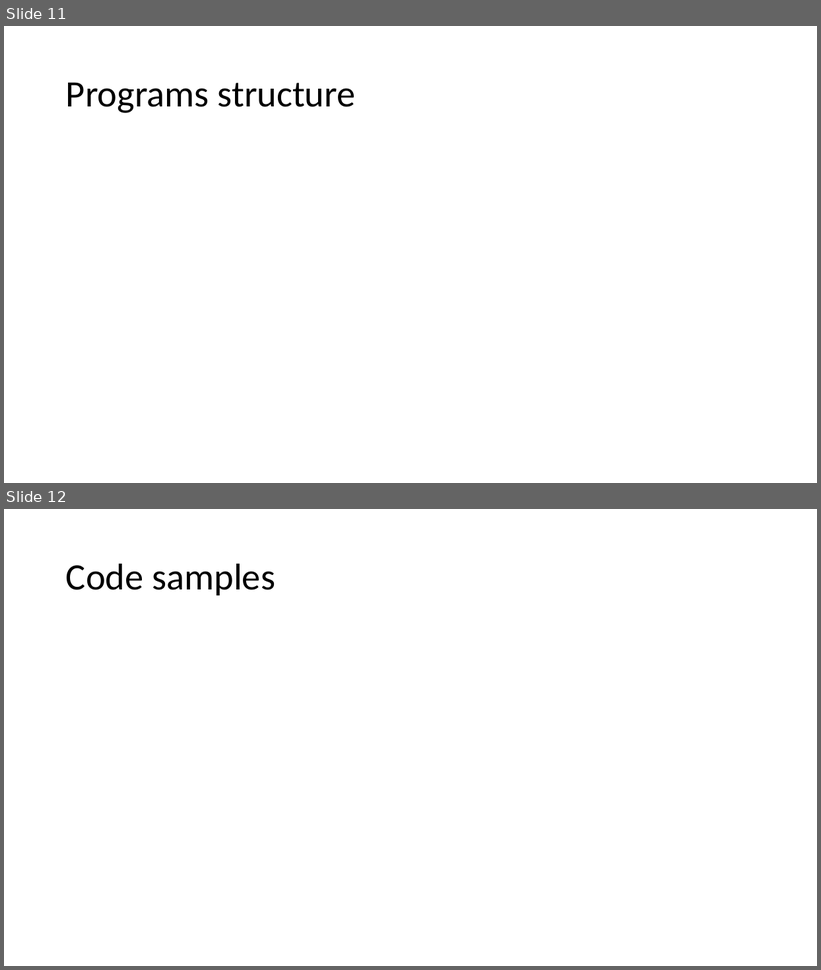
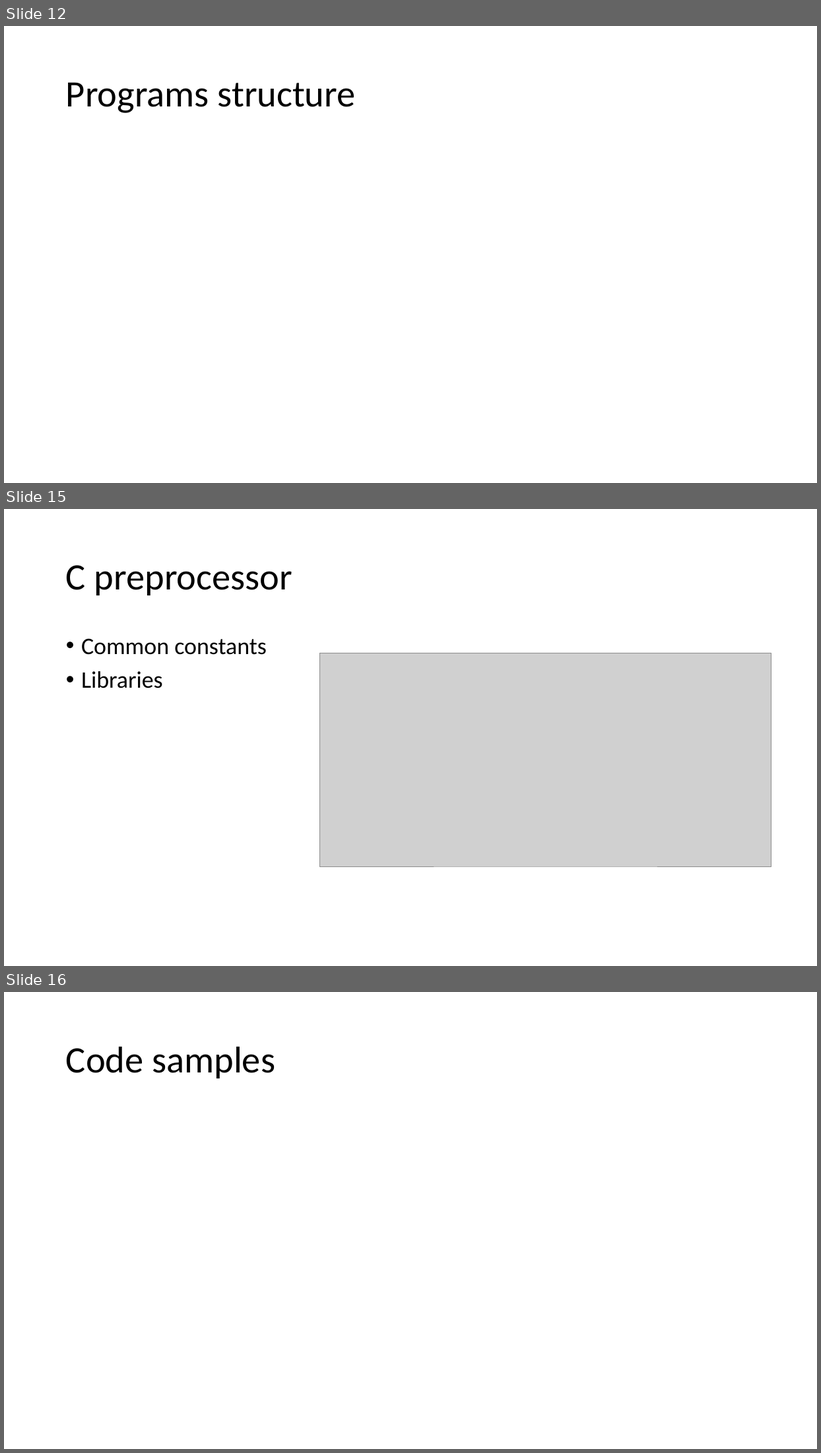
Before and after one commit to Intelix8996/cdm-project, a slide deck: docs/project.pptx. Shown one above the other, each under a label of ours: slides 11 and 12 before the commit, slides 12, 15 and 16 after it; the slides between them are not shown. The pictures are 821x970 and 821x1453 pixels, drawn with LibreOffice and Linux fonts; fonts in the diff are those of the drawing; grey boxes stand for pictures. Boxes give left, top, right and bottom in pixels: in the first picture for what was removed or moved away, otherwise in the second. Text is boxed around its words. In the diff, an @@ line names an element or a change of style, - is before the commit and + after.

```diff
--- a/docs/project.pptx
+++ b/docs/project.pptx
@@ slide 15 added at (4, 509, 817, 966), background #FFFFFF @@
@@ title added at (66, 565, 292, 595), 44 pt, text #000000 @@
+C preprocessor
@@ text added at (81, 638, 267, 689), 28 pt, text #000000 @@
+• Common constants
+• Libraries
@@ picture added at (320, 654, 772, 867) @@
@@ what was slide 11 is now slide 12 @@
@@ what was slide 12 is now slide 16 @@
```
Also in this commit, not shown: 7 slides changed, 6 other slides added, 3 slides removed, 4 other files.
